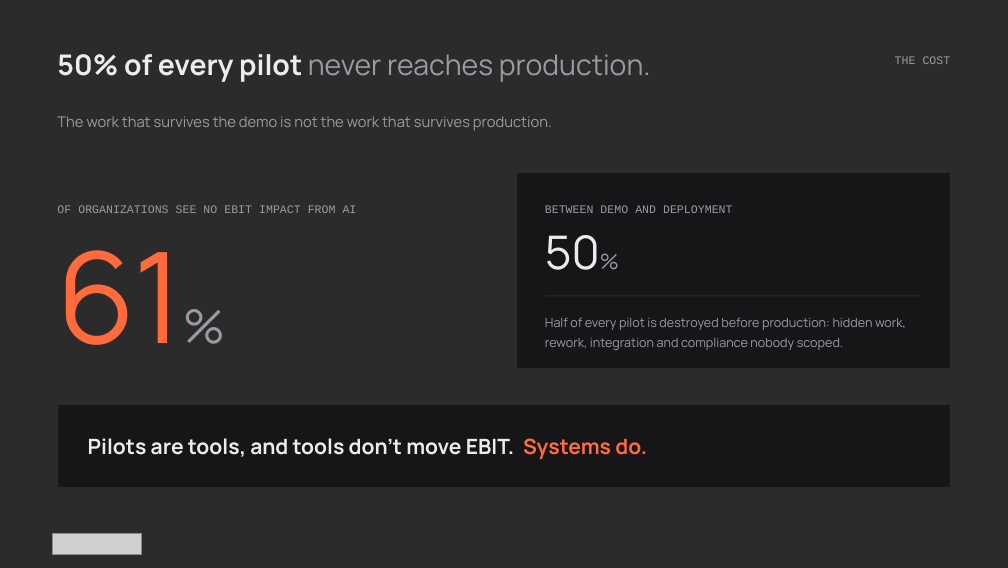
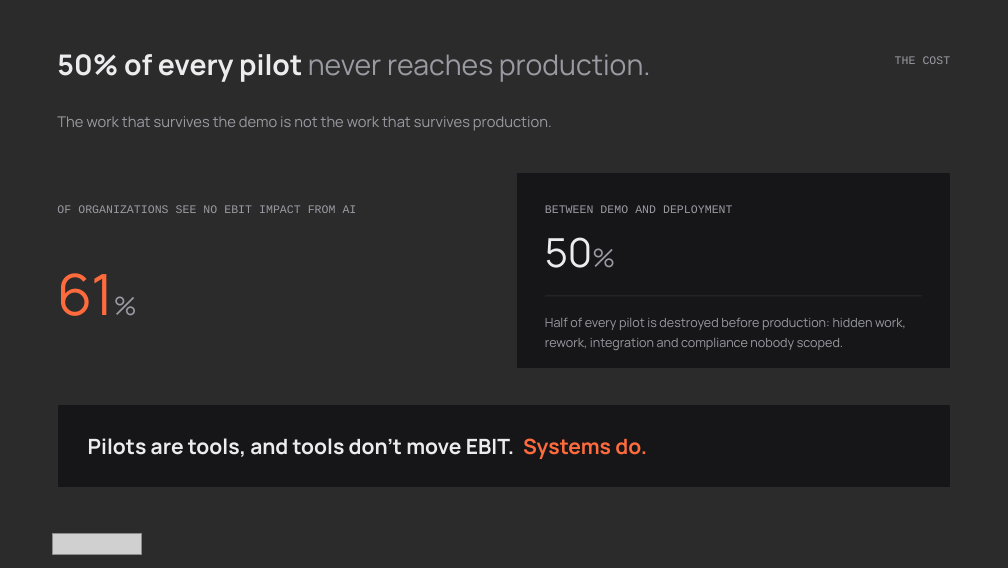
Before and after one commit to athenarunai-gif/Athena, a slide deck: slide 4 of decks/Pitch_Deck_AthenaRun_v4.5.pptx. Drawn at 1008x568 pixels with LibreOffice and Linux fonts; fonts in the diff are those of the drawing; grey boxes stand for pictures; background and template pictures are left out; a plain dark background stands for a picture behind light text. Boxes give left, top, right and bottom in pixels: in the first picture for what was removed or moved away, otherwise in the second. Text is boxed around its words. In the diff, an @@ line names an element or a change of style, - is before the commit and + after.

```diff
--- a/decks/Pitch_Deck_AthenaRun_v4.5.pptx
+++ b/decks/Pitch_Deck_AthenaRun_v4.5.pptx
@@ text "61%" at box(57, 273, 113, 316): size 120 to 54 pt, size 44 to 24 pt in "61%" @@
@@ text "50%" at box(545, 237, 592, 268): size 44 to 38 pt, size 20 to 24 pt in "50%" @@
```
Also in this commit, not shown: 3 other slides changed, 1 other file.
